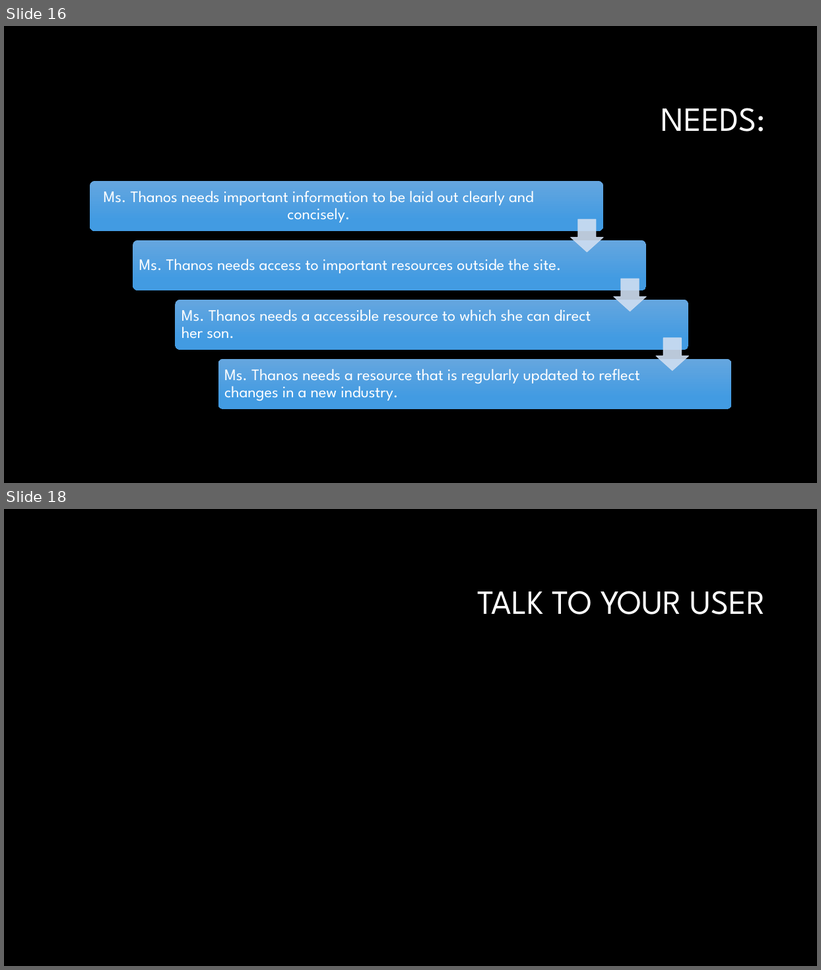
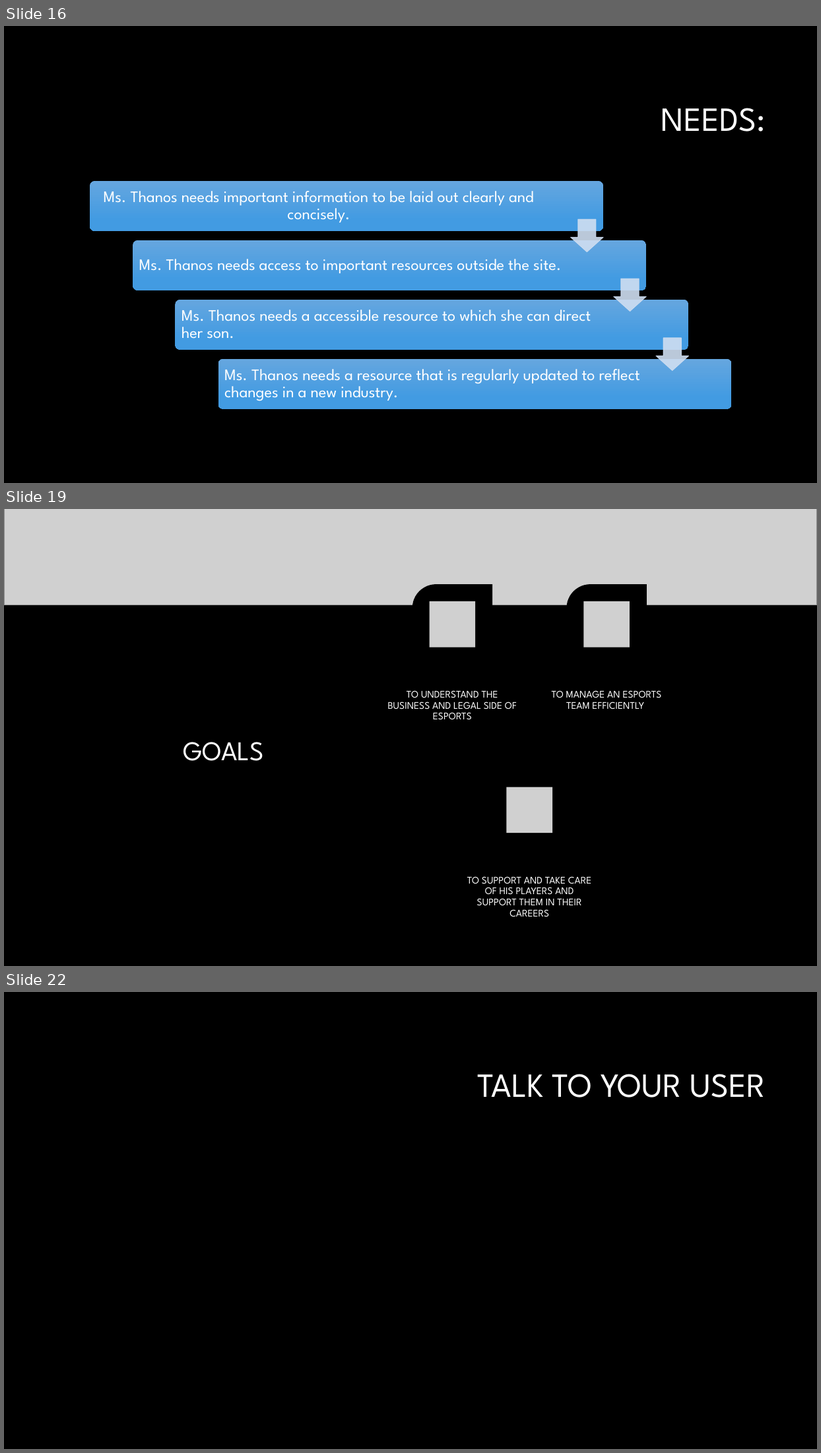
Before and after one commit to vinceleg/lab04_repo, a slide deck: dtc_team16_pitch_presentation.pptx. Shown one above the other, each under a label of ours: slides 16 and 18 before the commit, slides 16, 19 and 22 after it; the slides between them are not shown. The pictures are 821x970 and 821x1453 pixels, drawn with LibreOffice and Linux fonts; fonts in the diff are those of the drawing; grey boxes stand for pictures; background and template pictures are left out. Boxes give left, top, right and bottom in pixels: in the first picture for what was removed or moved away, otherwise in the second. Text is boxed around its words. In the diff, an @@ line names an element or a change of style, - is before the commit and + after.

```diff
--- a/dtc_team16_pitch_presentation.pptx
+++ b/dtc_team16_pitch_presentation.pptx
@@ slide 19 added at [4, 509, 817, 966], background #000000 @@
@@ picture added at [4, 509, 817, 605] @@
@@ title added at [183, 742, 264, 761], 32 pt, text #FFFFFF @@
+GOALS
@@ group added at [388, 585, 662, 917]: 3 round diag rects, 3 pictures, 3 texts @@
+TO UNDERSTAND THE BUSINESS AND LEGAL SIDE OF ESPORTS
+TO MANAGE AN ESPORTS TEAM EFFICIENTLY
+TO SUPPORT AND TAKE CARE OF HIS PLAYERS AND SUPPORT THEM IN THEIR CAREERS
@@ what was slide 18 is now slide 22 @@
```
Also in this commit, not shown: 1 slide changed, 3 other slides added.
